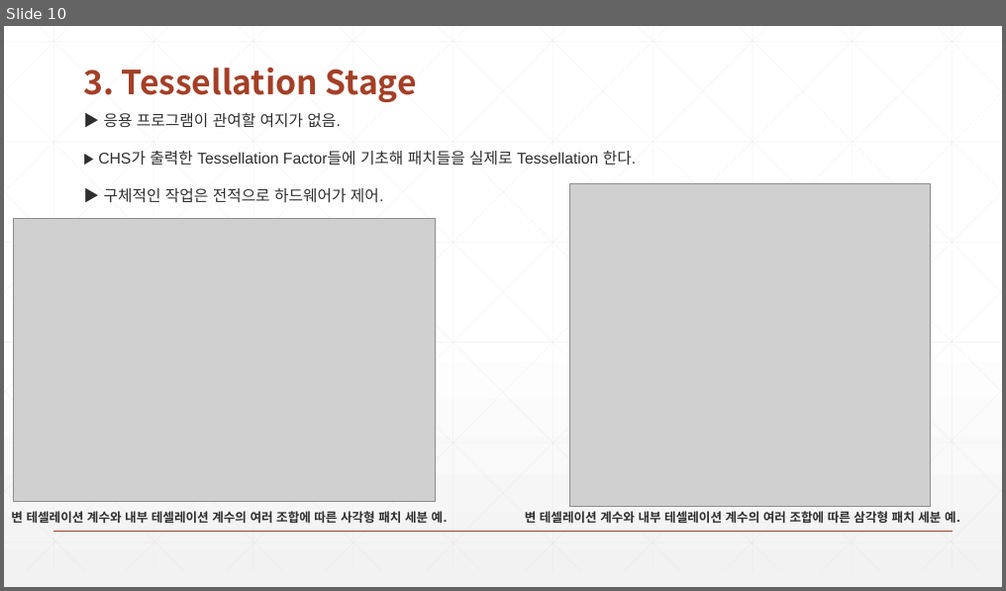
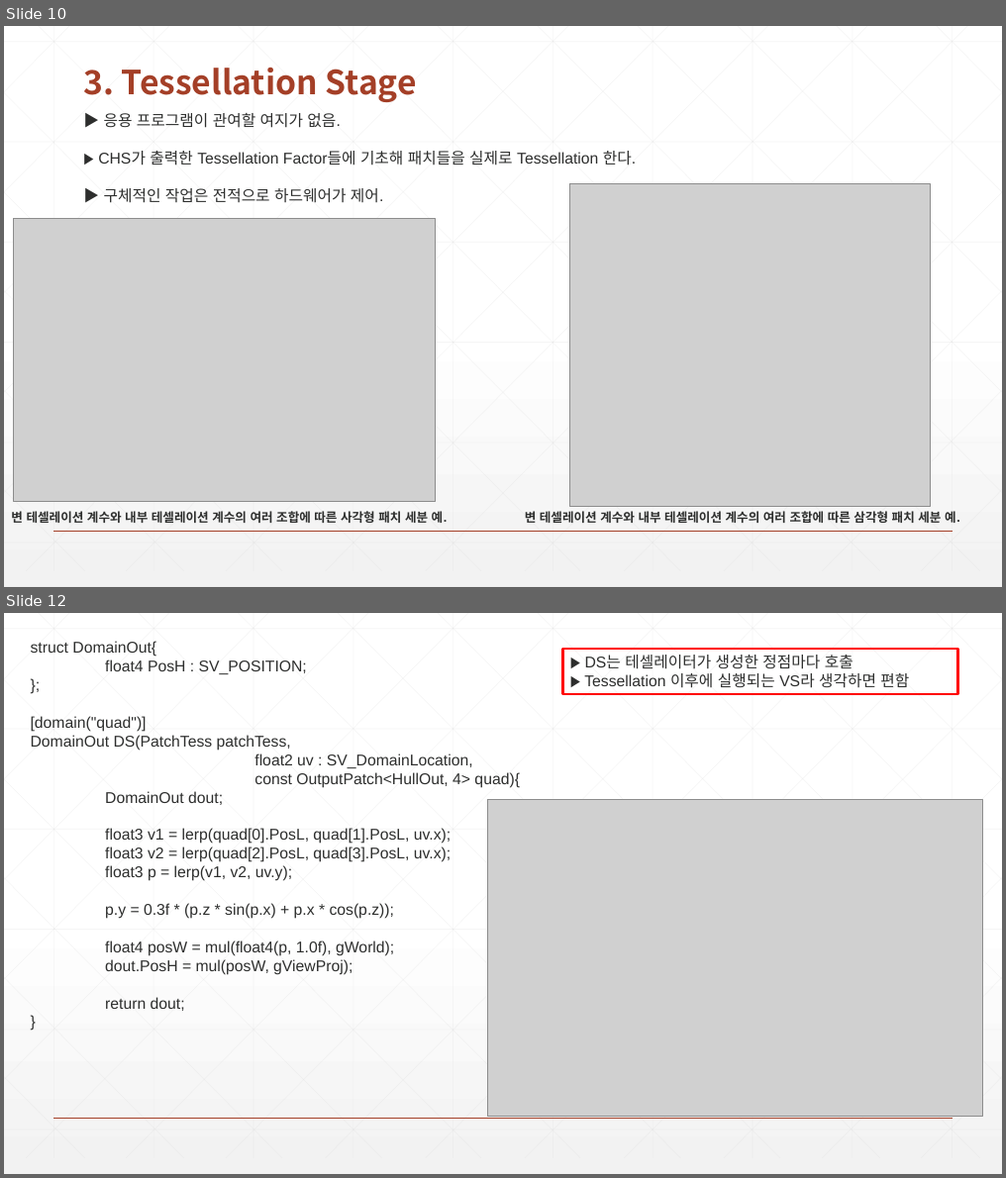
Before and after one commit to earthboom/CodingStudy, a slide deck: Common/Chapter14 Tessellation.pptx. Shown one above the other, each under a label of ours: slide 10 before the commit, slides 10 and 12 after it; the slides between them are not shown. The pictures are 1006x591 and 1006x1178 pixels, drawn with LibreOffice and Linux fonts; fonts in the diff are those of the drawing; grey boxes stand for pictures. Boxes give left, top, right and bottom in pixels: in the first picture for what was removed or moved away, otherwise in the second. Text is boxed around its words. In the diff, an @@ line names an element or a change of style, - is before the commit and + after.

Commit message:
00:77 Tessellation (KKH)

```diff
--- a/Common/Chapter14 Tessellation.pptx
+++ b/Common/Chapter14 Tessellation.pptx
@@ slide 12 added at (x1=4, y1=613, x2=1002, y2=1174), background gradient #FFFFFF to #F2F2F2; not listed: 47 template elements that a slide beside it also shows @@
@@ text added at (x1=31, y1=641, x2=520, y2=1011), 15 pt, text #2D2E2D @@
+struct DomainOut{
+float4 PosH : SV_POSITION;
+};
+[domain("quad")]
+DomainOut DS(PatchTess patchTess,
+float2 uv : SV_DomainLocation,
+const OutputPatch<HullOut, 4> quad){
+DomainOut dout;
+float3 v1 = lerp(quad[0].PosL, quad[1].PosL, uv.x);
+float3 v2 = lerp(quad[2].PosL, quad[3].PosL, uv.x);
+float3 p = lerp(v1, v2, uv.y);
+p.y = 0.3f * (p.z * sin(p.x) + p.x * cos(p.z));
+float4 posW = mul(float4(p, 1.0f), gWorld);
+dout.PosH = mul(posW, gViewProj);
+return dout;
+}
@@ rectangle added at (x1=563, y1=649, x2=958, y2=694), outline #FF0000 2.25 pt, 15 pt, text #2D2E2D @@
+▶ DS는 테셀레이터가 생성한 정점마다 호출
+▶ Tessellation 이후에 실행되는 VS라 생각하면 편함
@@ picture added at (x1=488, y1=799, x2=983, y2=1116) @@
```
Also in this commit, not shown: 1 other slide added, 17 slides removed, 7 other files.
